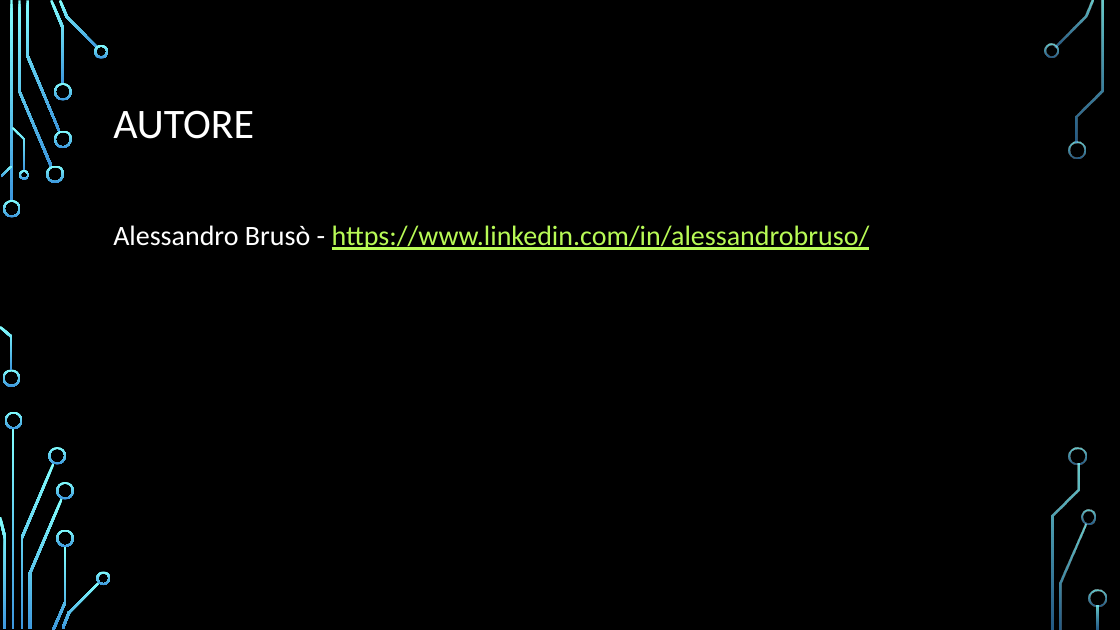
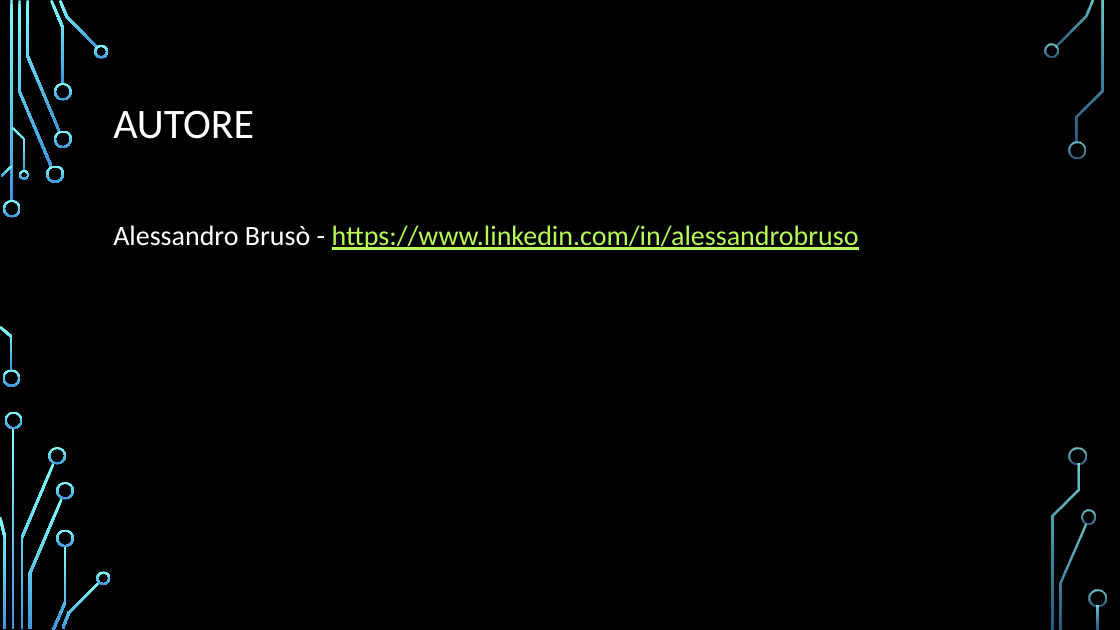
Before and after one commit to abruso/Agile, a slide deck: slide 20 of AGILE.pptx (slide 16 before the commit). Drawn at 1120x630 pixels with LibreOffice and Linux fonts; fonts in the diff are those of the drawing; background and template pictures are left out. Boxes give left, top, right and bottom in pixels: in the first picture for what was removed or moved away, otherwise in the second. Text is boxed around its words. In the diff, an @@ line names an element or a change of style, - is before the commit and + after.

```diff
--- a/AGILE.pptx
+++ b/AGILE.pptx
@@ text at <box>113,225,859,250</box>: text changed @@
-Alessandro Brusò - https://www.linkedin.com/in/alessandrobruso/
+Alessandro Brusò - https://www.linkedin.com/in/alessandrobruso
```
Also in this commit, not shown: 1 other slide changed, 4 slides added, 2 other files.
